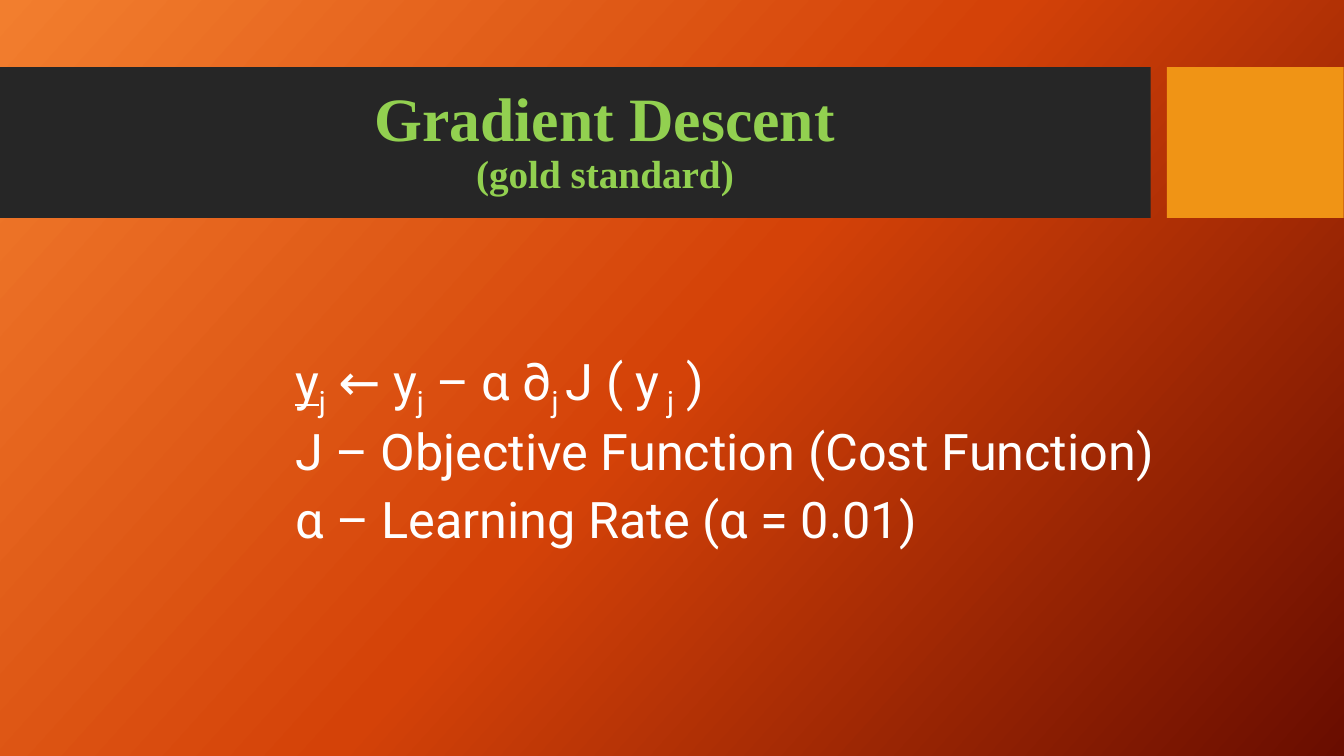
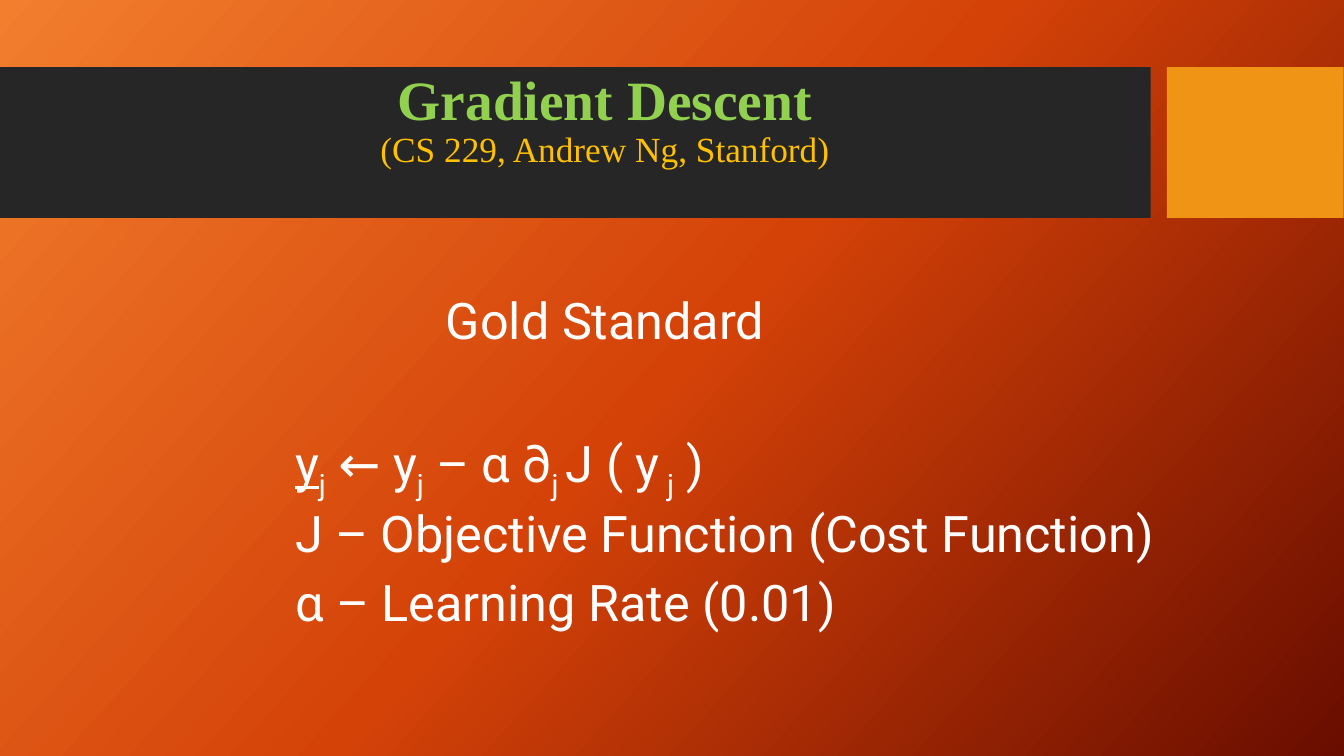
Before and after one commit to jschutkeker/AI_Cheat_Sheet, a slide deck: slide 2 of AI_Cheat_Sheet.pptx. Drawn at 1344x756 pixels with LibreOffice and Linux fonts; fonts in the diff are those of the drawing; background and template pictures are left out. Boxes give left, top, right and bottom in pixels: in the first picture for what was removed or moved away, otherwise in the second. Text is boxed around its words. In the diff, an @@ line names an element or a change of style, - is before the commit and + after.

```diff
--- a/AI_Cheat_Sheet.pptx
+++ b/AI_Cheat_Sheet.pptx
@@ title at (380, 81, 829, 169): text changed; size 44 to 25.2 pt; text colour #92D050 to #FFC000; bold off @@
-Gradient Descent
-(gold standard)
+Gradient Descent
+(CS 229, Andrew Ng, Stanford)
@@ text "Gold Standard": place and size @@
-text "Gold Standard" at (295, 364, 1154, 550)
+text "Gold Standard" at (295, 301, 1154, 632)
@@ text at (446, 301, 764, 340): paragraph added @@
+Gold Standard
@@ text at (295, 581, 836, 632): text changed @@
-α – Learning Rate (α = 0.01)
+α – Learning Rate (0.01)
```
Also in this commit, not shown: 2 other slides changed, 1 slide added.
